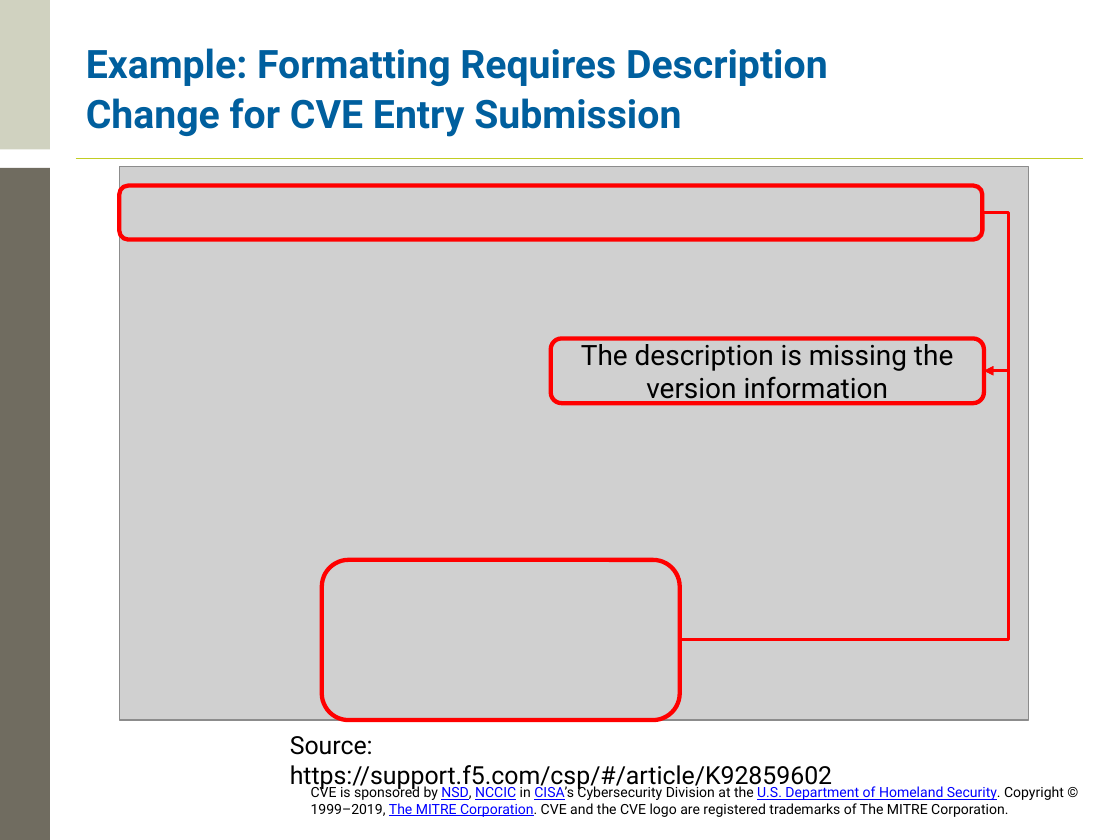
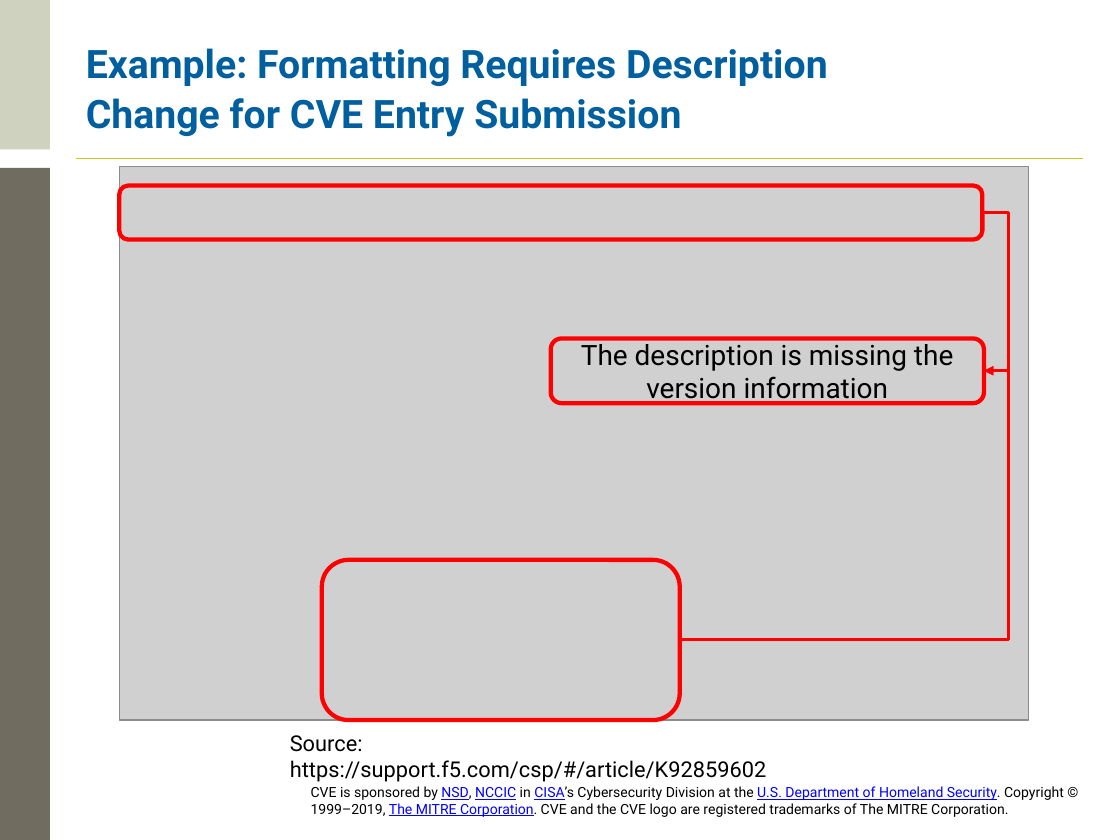
Before and after one commit to CVEProject/cveproject.github.io, a slide deck: slide 14 of docs/cna/CVE_Entry_Creation.pptx. Drawn at 1120x840 pixels with LibreOffice and Linux fonts; fonts in the diff are those of the drawing; grey boxes stand for pictures; background and template pictures are left out. Boxes give left, top, right and bottom in pixels: in the first picture for what was removed or moved away, otherwise in the second. Text is boxed around its words. In the diff, an @@ line names an element or a change of style, - is before the commit and + after.

```diff
--- a/docs/cna/CVE_Entry_Creation.pptx
+++ b/docs/cna/CVE_Entry_Creation.pptx
@@ text "Source: https://support.f5.com/csp/#/article/K92859602" at (290, 735, 767, 782): size 16 to 14 pt @@
```
Also in this commit, not shown: 1 other slide changed.
